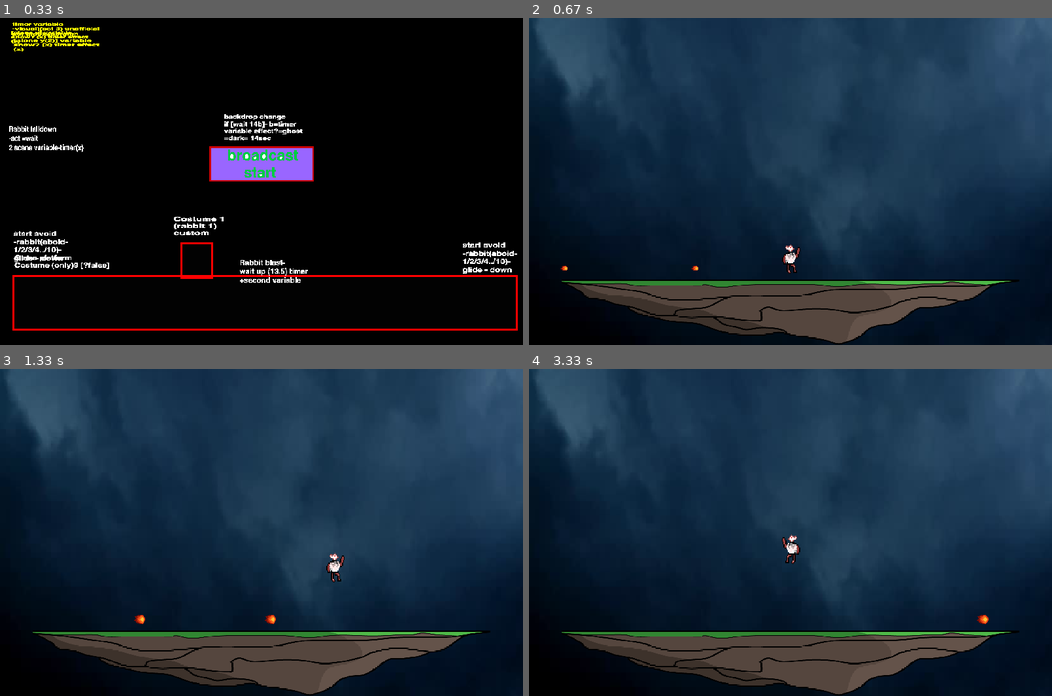
Above: before the commit, frames 1-4 (two rows, left to right).
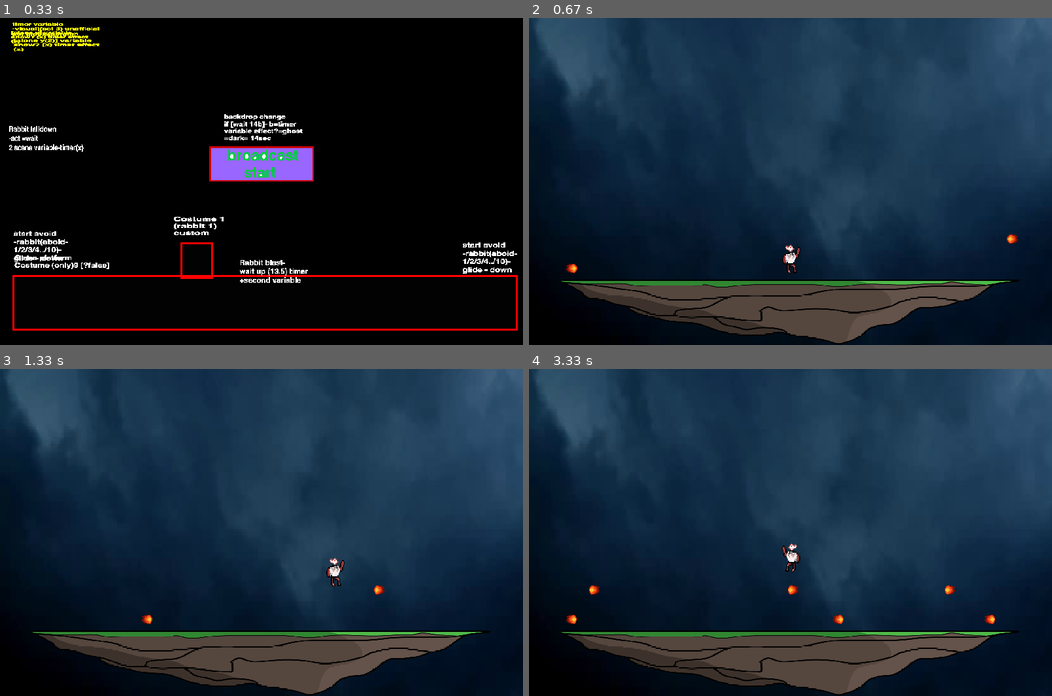
Above: after the commit, the same moments.

Repository: Glowecco/pygame-DodgeTheBeat
Game: pygame game, started from engine.py
Same seed, same stepped clock (60 frames per second), same inputs: the game is played once before the commit and once after it.
Inputs (mouse positions are in pixels of both pictures, inside the frame that each line leads up to):
- Up to frame 1 (0.33 s): no input
- Up to frame 2 (0.67 s): click (790, 165) at 0.38 s
- Up to frame 3 (1.33 s): hold Right 0.67-1.13 s; hold Up from 1.17 s (still down)
- Up to frame 4 (3.33 s): release Up at 1.47 s; hold Right 1.5-1.97 s; hold Left 2-2.53 s; hold Left 2.57-2.97 s; hold Up from 3 s (still down)

Frame 1 is identical in both runs. In frame 2, 0.1% of the frame differs, in the area x 6-94%, y 66-78%; in frame 3, 0.4%; in frame 4, 0.5%, in the area x 7-90%, y 50-78%.

Commit message:
game made from 0:00 to 0:16 (16 seconds)

Diff:
--- a/Class_obstacles.py
+++ b/Class_obstacles.py
@@ -5,56 +5,224 @@
         super().__init__()
 
         #variable
-        self.obstacleCostume_Index = 0
-        self.animationSpeed = 0.3
+        self.fireballCostume_Index = 0
+        self.animationSpeed_1 = 0.3
+        self.firepillarCostume_Index = 0
+        self.animationSpeed_2 = 0.25
+        self.firegroundCostume_Index = 0
+        self.animationSpeed_3 = 0.4
+        self.coords_under = (5,400)
+        self.coords_top = (800,355)
+        self.coords_untouched = (0,0)
+        self.activate_1 = False
+        self.activate_2 = False
+        self.alpha = 400
+        self.runthis = False
 
         #setup images
-        self.image_fireball_1 = pygame.image.load('fires/Fireball_1.png').convert_alpha()
-        self.image_fireball_1 = pygame.transform.scale(self.image_fireball_1, (52,32))
-
-        #setup multiple rects(share 'image_fireball_1' image)
-        self.rect_fireball_1 = self.image_fireball_1.get_rect(midbottom = (0,400))
-        self.rect_fireball_2 = self.image_fireball_1.get_rect(midbottom = (200,400))
+        self.temporary_fireball = pygame.image.load('fires/fireball/Fireball_1.png').convert_alpha()
+        self.temporary_fireball = pygame.transform.scale(self.temporary_fireball, (32, 32))
+        self.temporary_firepillar = pygame.image.load('fires/firepillar/pillar_1.png').convert_alpha()
+        self.temporary_firepillar = pygame.transform.scale(self.temporary_firepillar, (192, 500))
+        self.temporary_fireground = pygame.image.load('fires/flameFloor/fireGround_1.png').convert_alpha()
+        self.temporary_fireground = pygame.transform.scale(self.temporary_fireground, (750,60))
+
+        #setup rects
+        self.rect_fireball_1 = self.temporary_fireball.get_rect(midbottom = self.coords_under)
+        self.rect_fireball_2 = self.temporary_fireball.get_rect(midbottom = self.coords_under)
+        self.rect_fireball_3 = self.temporary_fireball.get_rect(midbottom = self.coords_under)
+        self.rect_fireball_4 = self.temporary_fireball.get_rect(midbottom = self.coords_top)
+        self.rect_fireball_5 = self.temporary_fireball.get_rect(midbottom = self.coords_top)
+        self.rect_fireball_6 = self.temporary_fireball.get_rect(midbottom = self.coords_top)
+        self.rect_firepillar_1 = self.temporary_firepillar.get_rect(midbottom = self.coords_untouched)
+        self.rect_firepillar_2 = self.temporary_firepillar.get_rect(midbottom = self.coords_untouched)
+        self.rect_fireground = self.temporary_fireground.get_rect(midbottom = self.coords_untouched)
 
         #load animation cuts
         self.fireball = []
         for i in range(1, 9):
-            self.filename = 'fires/Fireball_' + str(i) + '.png'
-            self.image_fireball_1 = pygame.image.load(self.filename).convert_alpha()
-            self.fireball.append(self.image_fireball_1)
-
+            self.filename = 'fires/fireball/Fireball_' + str(i) + '.png'
+            self.temporary_fireball = pygame.image.load(self.filename).convert_alpha()
+            self.temporary_fireball = pygame.transform.scale(self.temporary_fireball, (32, 32))
+            self.fireball.append(self.temporary_fireball)
+
+        self.firepillar = []
+        for i in range(1, 11):
+            self.filename = 'fires/firepillar/pillar_' + str(i) + '.png'
+            self.temporary_firepillar = pygame.image.load(self.filename).convert_alpha()
+            self.temporary_firepillar = pygame.transform.scale(self.temporary_firepillar, (192, 500))
+            self.firepillar.append(self.temporary_firepillar)
+
+        self.fireground = []
+        for i in range(1, 10):
+            self.filename = 'fires/flameFloor/fireGround_' + str(i) + '.png'
+            self.temporary_fireground = pygame.image.load(self.filename).convert_alpha()
+            self.temporary_fireground = pygame.transform.scale(self.temporary_fireground, (750,60))
+            self.fireground.append(self.temporary_fireground)
     def animation(self):
-        self.image_fireball_1 = self.fireball[int(self.obstacleCostume_Index)]
-        self.obstacleCostume_Index += self.animationSpeed
-        if self.obstacleCostume_Index >= 7.6:
-            self.animationSpeed = - 0.3
-        elif self.obstacleCostume_Index < 4.4:
-            self.animationSpeed = 0.1
-
-    def timingObstacles(self, screen, start_time):
+        self.image_fireball = self.fireball[int(self.fireballCostume_Index)]
+        self.fireballCostume_Index += self.animationSpeed_1
+        if self.fireballCostume_Index >= 7.6:
+            self.animationSpeed_1 = - 0.3
+        elif self.fireballCostume_Index < 2.4:
+            self.animationSpeed_1 = 0.3
+
+        if self.activate_1 == True:
+            self.image_firepillar = self.firepillar[int(self.firepillarCostume_Index)]
+            self.firepillarCostume_Index += self.animationSpeed_2
+            if self.firepillarCostume_Index >= 8.6:
+                self.animationSpeed_2 = 0
+        elif self.activate_1 == False:
+            self.image_firepillar = None
+
+        if self.activate_2 == True:
+            self.image_fireground = self.fireground[int(self.firegroundCostume_Index)]
+            self.firegroundCostume_Index += self.animationSpeed_2
+            self.image_fireground.set_alpha(self.alpha)
+            if self.firegroundCostume_Index >= 7.5:
+                self.firegroundCostume_Index = 0
+
+            if self.alpha < 0:
+                pass
+            else:
+                self.alpha -= 20
+
+    def timingObstacles(self, start_time):
         self.start_time = start_time
         self.timer = "%.1f" %((pygame.time.get_ticks()-self.start_time)/1000)
-
-
-
-        obstacle_class = Obstacle()
-        fireball = obstacle_class.fireball()
-        screen.blit(fireball[1], (0,0))
-
-    def movement(self):
-        self.rect_fireball_1.x += 4
-        self.rect_fireball_2.x += 4
-
-
-    def drawAll(self, surface):
-        surface.blit(self.image_fireball_1, self.rect_fireball_1)
-        surface.blit(self.image_fireball_1, self.rect_fireball_2)
+        self.timer = float(self.timer)
+        print(self.timer)
+
+    def queue(self, surface):
+        self.image_fireball_flipped = pygame.transform.flip(self.image_fireball, True, False)
+        #horizontal fire balls
+#cycle 1
+        if 4 >= self.timer >= 0:
+            surface.blit(self.image_fireball, self.rect_fireball_1)
+            self.rect_fireball_1.x += 4
+            surface.blit(self.image_fireball_flipped, self.rect_fireball_4)
+            self.rect_fireball_4.x -= 4
+        elif self.timer == 4.1:
+            self.rect_fireball_1.midbottom = self.coords_under
+            self.rect_fireball_4.midbottom = self.coords_top
+
+        if 5 >= self.timer >= 1:
+            surface.blit(self.image_fireball, self.rect_fireball_2)
+            self.rect_fireball_2.x += 4
+        if 5.3 >= self.timer >= 1.3:
+            surface.blit(self.image_fireball_flipped, self.rect_fireball_5)
+            self.rect_fireball_5.x -= 4
+        elif self.timer == 5.4:
+            self.rect_fireball_2.midbottom = self.coords_under
+            self.rect_fireball_5.midbottom = self.coords_top
+
+        if 6.3 >= self.timer >= 2.3:
+            surface.blit(self.image_fireball_flipped, self.rect_fireball_6)
+            self.rect_fireball_6.x -= 4
+        if 6.7 >= self.timer >= 2.7:
+            surface.blit(self.image_fireball, self.rect_fireball_3)
+            self.rect_fireball_3.x += 4
+        elif self.timer == 6.8:
+            self.rect_fireball_3.midbottom = self.coords_under
+            self.rect_fireball_6.midbottom = self.coords_top
+#cycle 2
+        if 8.5 >= self.timer >= 4.5:
+            surface.blit(self.image_fireball, self.rect_fireball_1)
+            self.rect_fireball_1.x += 4
+            surface.blit(self.image_fireball_flipped, self.rect_fireball_4)
+            self.rect_fireball_4.x -= 4
+        elif self.timer == 8.6:
+            self.rect_fireball_1.midbottom = self.coords_under
+            self.rect_fireball_4.midbottom = self.coords_top
+
+        if 9.5 >= self.timer >= 5.5:
+            surface.blit(self.image_fireball_flipped, self.rect_fireball_5)
+            self.rect_fireball_5.x -= 4
+        if 9.8 >= self.timer >= 5.8:
+            surface.blit(self.image_fireball, self.rect_fireball_2)
+            self.rect_fireball_2.x += 4
+        elif self.timer == 9.9:
+            self.rect_fireball_2.midbottom = self.coords_under
+            self.rect_fireball_5.midbottom = self.coords_top
+
+        if 10.9 >= self.timer >= 6.9:
+            surface.blit(self.image_fireball_flipped, self.rect_fireball_6)
+            self.rect_fireball_6.x -= 4
+        if 11 >= self.timer >= 7:
+            surface.blit(self.image_fireball, self.rect_fireball_3)
+            self.rect_fireball_3.x += 4
+        elif self.timer == 11.1:
+            self.rect_fireball_3.midbottom = self.coords_under
+            self.rect_fireball_6.midbottom = self.coords_top
+
+#cycle 3 (last)
+        if 12.7 >= self.timer >= 8.7:
+            surface.blit(self.image_fireball, self.rect_fireball_1)
+            self.rect_fireball_1.x += 4
+            surface.blit(self.image_fireball_flipped, self.rect_fireball_4)
+            self.rect_fireball_4.x -= 4
+        elif self.timer == 12.8:
+            self.rect_fireball_1.midbottom = self.coords_untouched
+            self.rect_fireball_4.midbottom = self.coords_untouched
+
+        if 14 >= self.timer >= 10:
+            surface.blit(self.image_fireball_flipped, self.rect_fireball_5)
+            self.rect_fireball_5.x -= 4
+        if 14.3 >= self.timer >= 10.3:
+            surface.blit(self.image_fireball, self.rect_fireball_2)
+            self.rect_fireball_2.x += 4
+        elif self.timer == 14.4:
+            self.rect_fireball_2.midbottom = self.coords_untouched
+            self.rect_fireball_5.midbottom = self.coords_untouched
+
+        if 15.2 >= self.timer >= 11.2:
+            surface.blit(self.image_fireball_flipped, self.rect_fireball_6)
+            self.rect_fireball_6.x -= 4
+        if 15.5 >= self.timer >= 11.5:
+            surface.blit(self.image_fireball, self.rect_fireball_3)
+            self.rect_fireball_3.x += 4
+        elif self.timer == 15.6:
+            self.rect_fireball_3.midbottom = self.coords_untouched
+            self.rect_fireball_6.midbottom = self.coords_untouched
+
+        #flame pillar and fire-ground
+#fireground
+        if 16> self.timer >= 15.4:
+            if self.activate_2 == False:
+                self.activate_2 = True
+                self.rect_fireground.midbottom = (380,405)
+            else:
+                surface.blit(self.image_fireground, self.rect_fireground)
+        elif self.timer == 16.1:
+            self.activate_2 = False
+            self.rect_fireground.midbottom = self.coords_untouched
+#pillar
+        if 16> self.timer >= 15.4:
+            if self.activate_1 == False:
+                self.activate_1 = True
+                self.rect_firepillar_1.midbottom = (150,500)
+                self.rect_firepillar_2.midbottom = (630,500)
+            else:
+                surface.blit(self.image_firepillar, self.rect_firepillar_1)
+                surface.blit(self.image_firepillar, self.rect_firepillar_2)
+        elif self.timer == 16.1:
+            self.activate_1 = False
+            self.rect_firepillar_1.midbottom = self.coords_untouched
+            self.rect_firepillar_2.midbottom = self.coords_untouched
 
     def setRect_fireball(self, num):
         var_name = 'rect_fireball_'+str(num)
         self.rect = getattr(self, var_name)
 
-    def update(self, screen):
+    def setRect_firepillar(self, num):
+        var_name = 'rect_firepillar_'+str(num)
+        self.rect = getattr(self, var_name)
+
+    def setRect_fireground(self):
+        var_name = 'rect_fireground'
+        self.rect = getattr(self, var_name)
+
+    def update(self, screen, start_time):
         self.animation()
-        self.movement()
-        self.drawAll(screen)
+        self.timingObstacles(start_time)
+        self.queue(screen)
--- a/Class_player.py
+++ b/Class_player.py
@@ -13,6 +13,8 @@
         self.running = False
         self.gravity = -1
         self.ALIVE = True
+        self.higher = False
+        self.doublejump_available = False
 
         #setup image and rect
         self.image = pygame.image.load('playerStand/rabbit -1.png').convert_alpha()
@@ -24,16 +26,16 @@
         self.run = []
         for i in range(1, 9):
             filename = f"{'playerStand/rabbit -'}{i}{'.png'}"
-            temp_image = pygame.image.load(filename).convert_alpha()
-            temp_image = pygame.transform.scale(temp_image, (27, 42))
-            self.stand.append(temp_image)
+            temporary_image = pygame.image.load(filename).convert_alpha()
+            temporary_image = pygame.transform.scale(temporary_image, (27, 42))
+            self.stand.append(temporary_image)
         self.jump = pygame.image.load('playerJump/rabbit jump -2.png').convert_alpha()
         self.jump = pygame.transform.scale(self.jump, (28, 45))
         for i in range(1, 11):
             filename = f"{'playerRun/rabbit run -'}{i}{'.png'}"
-            temp_image = pygame.image.load(filename).convert_alpha()
-            temp_image = pygame.transform.scale(temp_image, (30, 43.5))
-            self.run.append(temp_image)
+            temporary_image = pygame.image.load(filename).convert_alpha()
+            temporary_image = pygame.transform.scale(temporary_image, (30, 43.5))
+            self.run.append(temporary_image)
 
     def animation(self):
         #stand
@@ -69,6 +71,7 @@
     def physicsLogic(self):
         if self.rect.bottom == 400:
             self.rect.y += self.gravity
+            self.doublejump_available = True
 
         if 420 > self.rect.bottom >= 400 and 740>self.rect.x>33:
             self.rect.bottom = 400
@@ -84,7 +87,7 @@
         keys = pygame.key.get_pressed()
         #jump
         if keys[pygame.K_UP] and 420 > self.rect.bottom >= 400 and 740>self.rect.x>33:
-            self.gravity = -9
+            self.gravity = -8.5
         #left and right
         if keys[pygame.K_LEFT]:
             self.rect.left -= 4
--- a/game.py
+++ b/game.py
@@ -46,7 +46,7 @@
         screen.blit(platform, (50,400))
 
         #update and draw obstacles
-        obstacles.update(screen)
+        obstacles.update(screen, start_time)
         #update and draw player
         player.update()
         player.draw(screen)
@@ -54,12 +54,26 @@
 
         #Collsion (Gameover)
         Alive = player_sprite.ALIVE
-        for i in range(1,3):
+        for i in range(1,7):
             obstacles_sprite.setRect_fireball(i)
             collision = pygame.sprite.spritecollide(player_sprite, obstacles, False)
             if collision:
                 print('collided!'+str(i))
-
+                #Alive = False
+                pass
+        for i in range(1,3):
+            obstacles_sprite.setRect_firepillar(i)
+            collision = pygame.sprite.spritecollide(player_sprite, obstacles, False)
+            if collision:
+                print('collide PILLAR'+str(i))
+                #Alive = False
+                pass
+        obstacles_sprite.setRect_fireground()
+        collision = pygame.sprite.spritecollide(player_sprite, obstacles, False)
+        if collision:
+            print('collide FIRE GROUND')
+            #Alive = False
+            pass
         #fps
         clock.tick(60)
     bgm1.stop()
Binary file added: fires/Meteor_B/meteorB_1.png
Binary file added: fires/Meteor_B/meteorB_10.png
Binary file added: fires/Meteor_B/meteorB_11.png
Binary file added: fires/Meteor_B/meteorB_2.png
Binary file added: fires/Meteor_B/meteorB_3.png
Binary file added: fires/Meteor_B/meteorB_4.png
Binary file added: fires/Meteor_B/meteorB_5.png
Binary file added: fires/Meteor_B/meteorB_6.png
Binary file added: fires/Meteor_B/meteorB_7.png
Binary file added: fires/Meteor_B/meteorB_8.png
Binary file added: fires/Meteor_B/meteorB_9.png
Renamed: fires/Fireball_1.png -> fires/fireball/Fireball_1.png
(and 26 more such lines)
